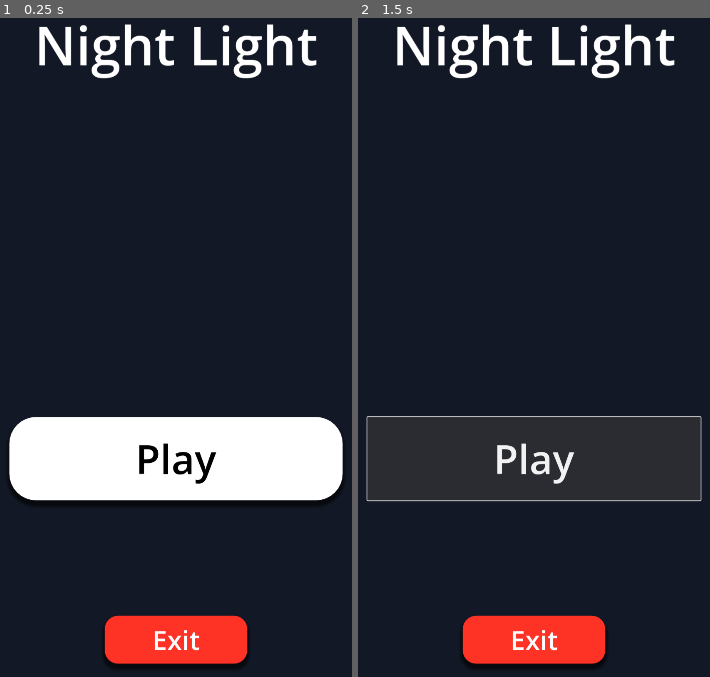
Above: before the commit, frames 1-2 (left to right).
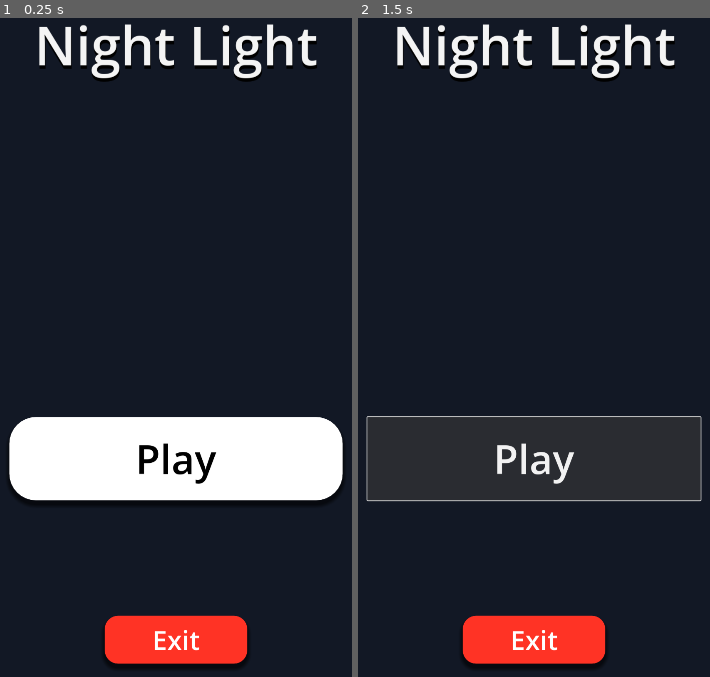
Above: after the commit, the same moments.

Repository: AJ2126/NightLight
Game: Godot game, scene res://Scenes/MainScene/main.tscn
Two runs of this game, one before a commit and one after it. Both use one fixed random seed, a clock stepped at 60 frames per second and the inputs below.
Inputs:
- Up to frame 1 (0.25 s): no input
- Up to frame 2 (1.5 s): click "Play" at 0.5 s; click "Play" at 1.25 s

The runs differ from the first frame. In frame 1, 0.5% of the frame differs, in the area x 11-91%, y 1-10%; in frame 2, 0.5%.

Commit message:
Updated the main menu
Updated the title style

Diff:
--- a/Scenes/MainMenu/main_menu.tscn
+++ b/Scenes/MainMenu/main_menu.tscn
@@ -29,6 +29,10 @@
 offset_right = 340.0
 offset_bottom = 394.0
 grow_horizontal = 2
+theme_override_colors/font_color = Color(0.954995, 0.954995, 0.954995, 1)
+theme_override_colors/font_shadow_color = Color(0, 0, 0, 1)
+theme_override_constants/shadow_offset_y = 8
+theme_override_constants/outline_size = 0
 theme_override_font_sizes/font_size = 128
 text = "Night Light"
 
